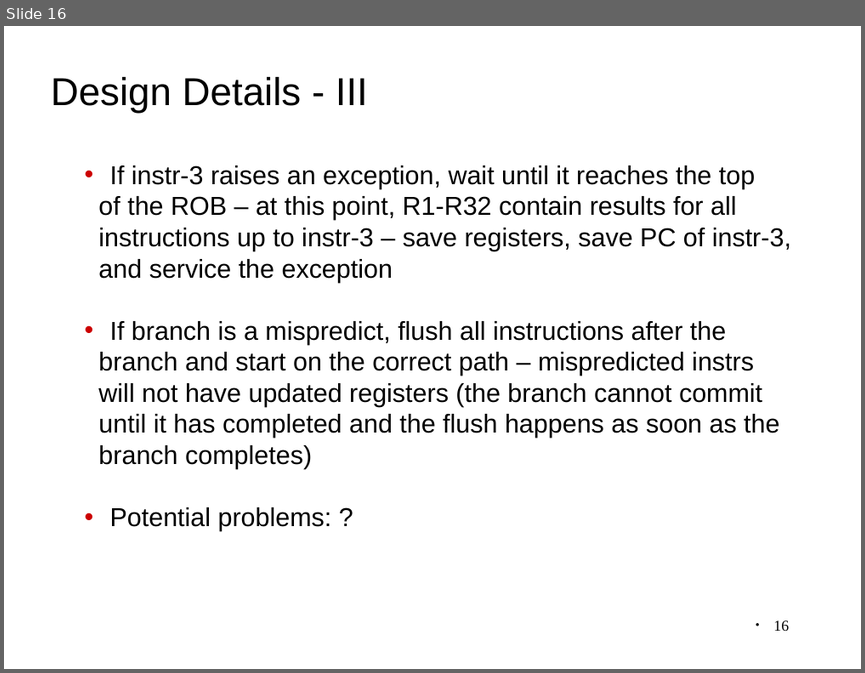
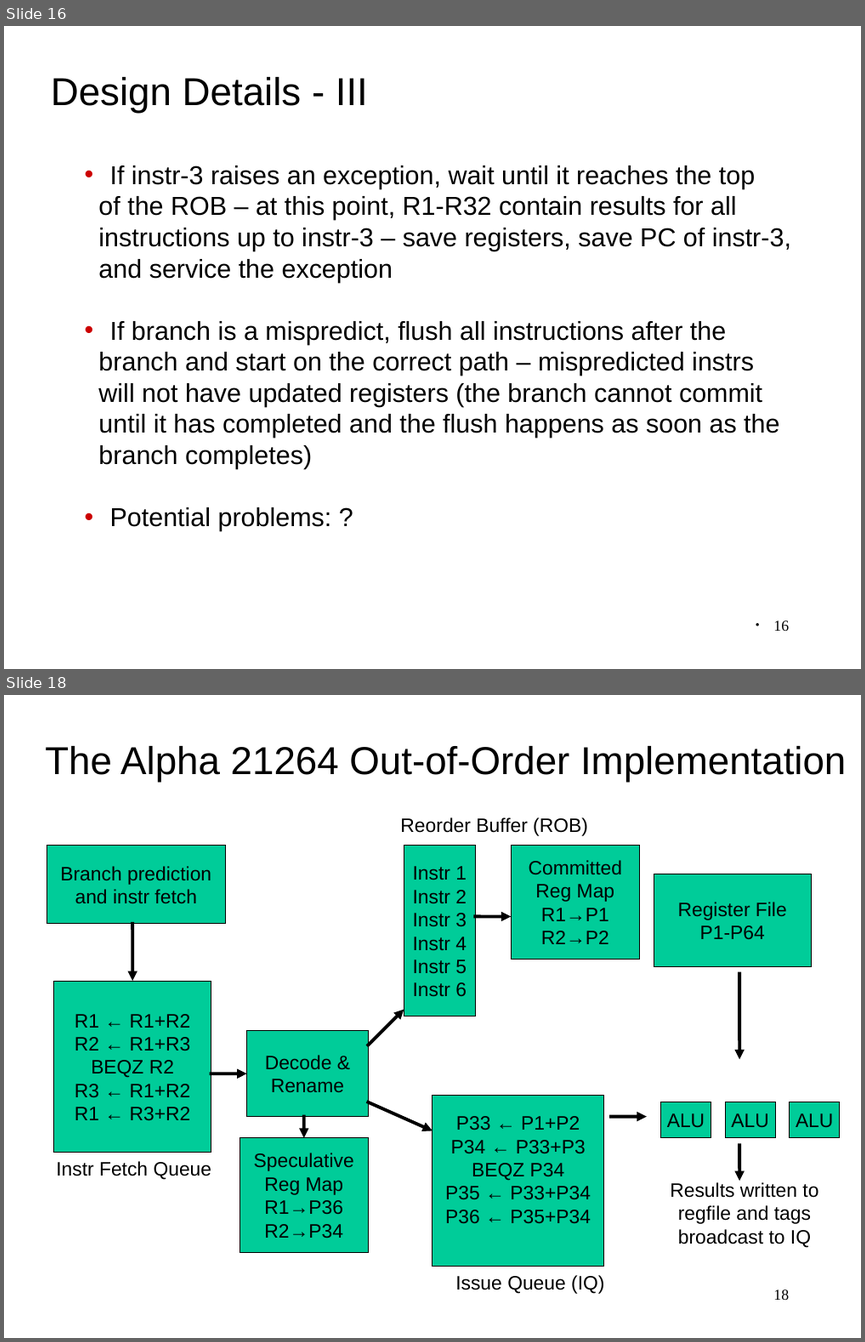
Before and after one commit to antonburtsev/cs3810, a slide deck: lectures/lecture13-branch-prediction/lecture13-branch-prediction.odp. Shown one above the other, each under a label of ours: slide 16 before the commit, slides 16 and 18 after it; the slides between them are not shown. The pictures are 865x673 and 865x1342 pixels, drawn with LibreOffice and Linux fonts; fonts in the diff are those of the drawing. Boxes give left, top, right and bottom in pixels: in the first picture for what was removed or moved away, otherwise in the second. Text is boxed around its words. In the diff, an @@ line names an element or a change of style, - is before the commit and + after.

```diff
--- a/lectures/lecture13-branch-prediction/lecture13-branch-prediction.odp
+++ b/lectures/lecture13-branch-prediction/lecture13-branch-prediction.odp
@@ slide 18 added at (x1=4, y1=695, x2=861, y2=1338), background #FFFFFF @@
@@ text added at (x1=45, y1=746, x2=846, y2=783), 36 pt, text #000000 @@
+The Alpha 21264 Out-of-Order Implementation
@@ text added at (x1=400, y1=817, x2=588, y2=836), 18 pt, text #000000 @@
+Reorder Buffer (ROB)
@@ rectangle added at (x1=46, y1=845, x2=226, y2=924), fill #00CC99, outline #000000 0.74 pt, 18 pt, text #000000 @@
+Branch prediction
+and instr fetch
@@ rectangle added at (x1=404, y1=845, x2=475, y2=1016), fill #00CC99, outline #000000 0.74 pt, 18 pt, text #000000 @@
+Instr 1
+Instr 2
+Instr 3
+Instr 4
+Instr 5
+Instr 6
@@ rectangle added at (x1=511, y1=845, x2=639, y2=959), fill #00CC99, outline #000000 0.74 pt, 18 pt, text #000000 @@
+Committed
+Reg Map
+R1→P1
+R2→P2
@@ rectangle added at (x1=654, y1=873, x2=811, y2=966), fill #00CC99, outline #000000 0.74 pt, 18 pt, text #000000 @@
+Register File
+P1-P64
@@ arrow added from (132, 924) to (132, 981), #000000 3 pt @@
@@ arrow added from (475, 917) to (511, 917), #000000 3 pt @@
@@ arrow added from (739, 973) to (739, 1059), #000000 3 pt @@
@@ rectangle added at (x1=54, y1=981, x2=211, y2=1151), fill #00CC99, outline #000000 0.74 pt, 18 pt, text #000000 @@
+R1 ← R1+R2
+R2 ← R1+R3
+BEQZ R2
+R3 ← R1+R2
+R1 ← R3+R2
@@ arrow added from (369, 1045) to (404, 1009), #000000 3 pt @@
@@ rectangle added at (x1=246, y1=1031, x2=368, y2=1117), fill #00CC99, outline #000000 0.74 pt, 18 pt, text #000000 @@
+Decode &
+Rename
@@ arrow added from (211, 1073) to (246, 1073), #000000 3 pt @@
@@ arrow added from (368, 1102) to (432, 1130), #000000 3 pt @@
@@ rectangle added at (x1=432, y1=1095, x2=603, y2=1265), fill #00CC99, outline #000000 0.74 pt, 18 pt, text #000000 @@
+P33 ← P1+P2
+P34 ← P33+P3
+BEQZ P34
+P35 ← P33+P34
+P36 ← P35+P34
@@ rectangle added at (x1=661, y1=1102, x2=710, y2=1138), fill #00CC99, outline #000000 0.74 pt, 18 pt, text #000000 @@
+ALU
@@ rectangle added at (x1=726, y1=1102, x2=775, y2=1138), fill #00CC99, outline #000000 0.74 pt, 18 pt, text #000000 @@
+ALU
@@ rectangle added at (x1=789, y1=1102, x2=839, y2=1138), fill #00CC99, outline #000000 0.74 pt, 18 pt, text #000000 @@
+ALU
@@ arrow added from (304, 1117) to (304, 1137), #000000 3 pt @@
@@ arrow added from (611, 1117) to (647, 1117), #000000 3 pt @@
@@ rectangle added at (x1=239, y1=1137, x2=368, y2=1252), fill #00CC99, outline #000000 0.74 pt, 18 pt, text #000000 @@
+Speculative
+Reg Map
+R1→P36
+R2→P34
@@ arrow added from (739, 1145) to (739, 1181), #000000 3 pt @@
@@ text added at (x1=56, y1=1161, x2=212, y2=1179), 18 pt, text #000000 @@
+Instr Fetch Queue
@@ text added at (x1=670, y1=1182, x2=818, y2=1247), 18 pt, text #000000 @@
+Results written to
+regfile and tags
+broadcast to IQ
@@ text added at (x1=455, y1=1275, x2=604, y2=1293), 18 pt, text #000000 @@
+Issue Queue (IQ)
@@ page number added at (x1=773, y1=1289, x2=789, y2=1299), 14 pt, text #000000 @@
+18
```
Also in this commit, not shown: 8 other slides added, 5 other files.
